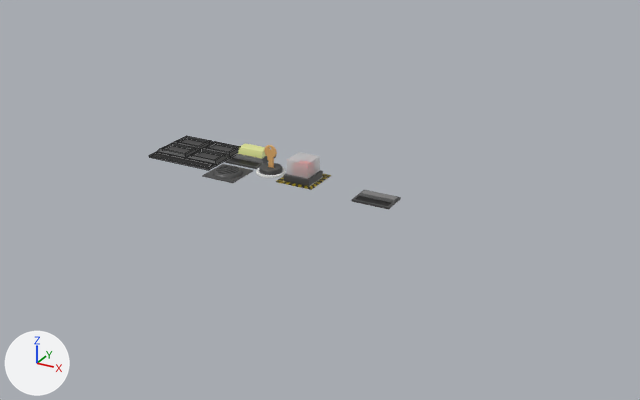
The FBX model Assets/Meshes/UI.fbx as it was, and as the next commit left it.
One viewpoint serves both versions: a camera (50 mm lens) standing at (91.5, -158.7, 75.2) and looking at (4.6, -0.8, -3.8). The axes (+X, +Y, +Z) are drawn at lower left. The lights are the same throughout. Mesh edges are drawn as thin lines on the coarser meshes.

The first picture shows '4ButtonFram', 'DataField', 'MollyGuard'.
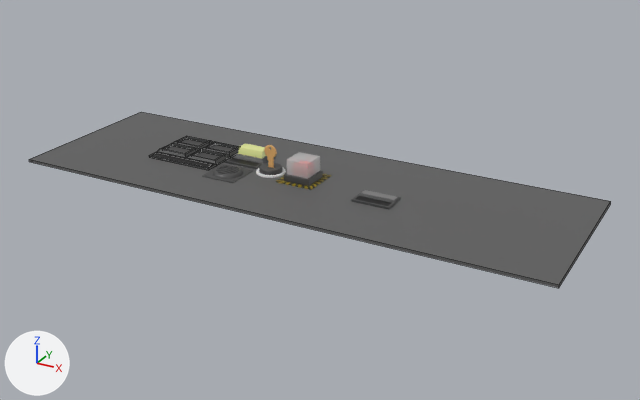
Where the newer file only moved an object's origin or applied its transform, the numbers keep the older frame.

Location of each change, [x1, y1, x2, y2] in pixels of the pictures (640 x 400 px):
'Surface', added
    after: [29, 112, 611, 288]

The change, as a list of edits to the scene's bpy script:
```text
Add mat_basesurfacemat:
    mat_basesurfacemat = principled_material('BaseSurfaceMat')
    mat_basesurfacemat.base_color = (0.111, 0.111, 0.111)  # dark grey #5e5e5e
Add me_cube_014_1:
    me_cube_014_1.from_pydata(...)  # a box spanning x -62.7..62.7, y -20.5..20.5, z -0.7..0.0
    me_cube_014_1.materials.append(mat_basesurfacemat)  # dark grey #5e5e5e
Add ob_surface:
    ob_surface = bpy.data.objects.new('Surface', me_cube_014_1)
    ob_surface.location = (0.0, 0.0, 0.0)
```
